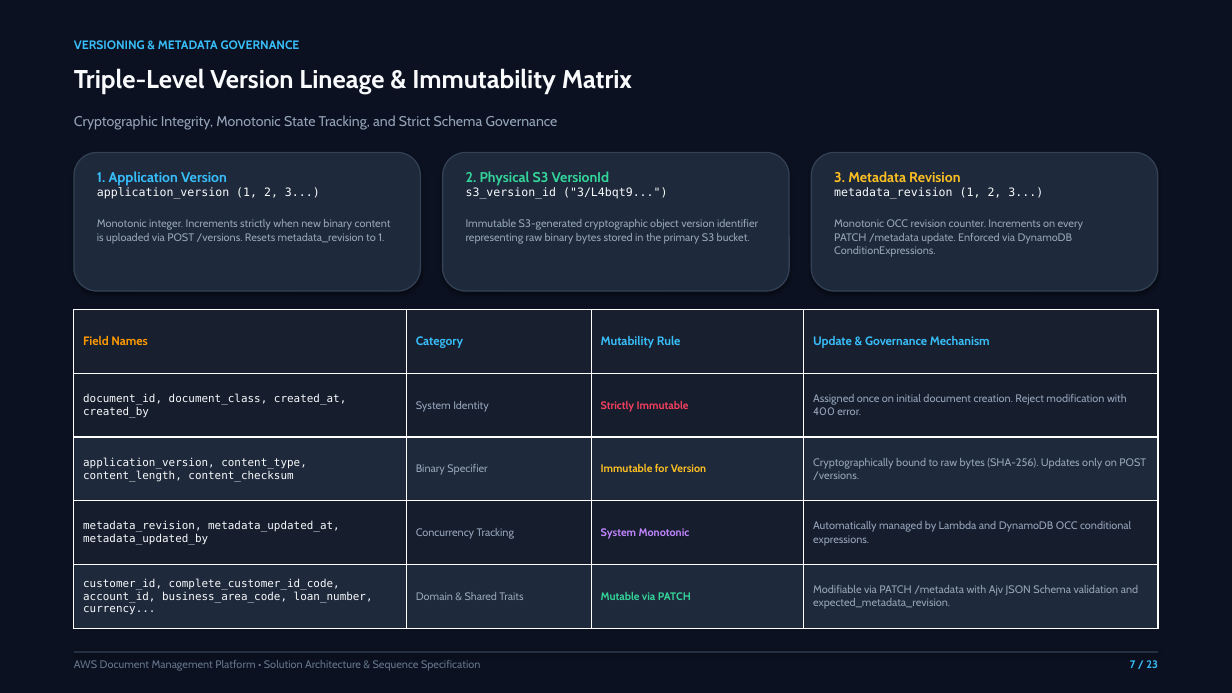
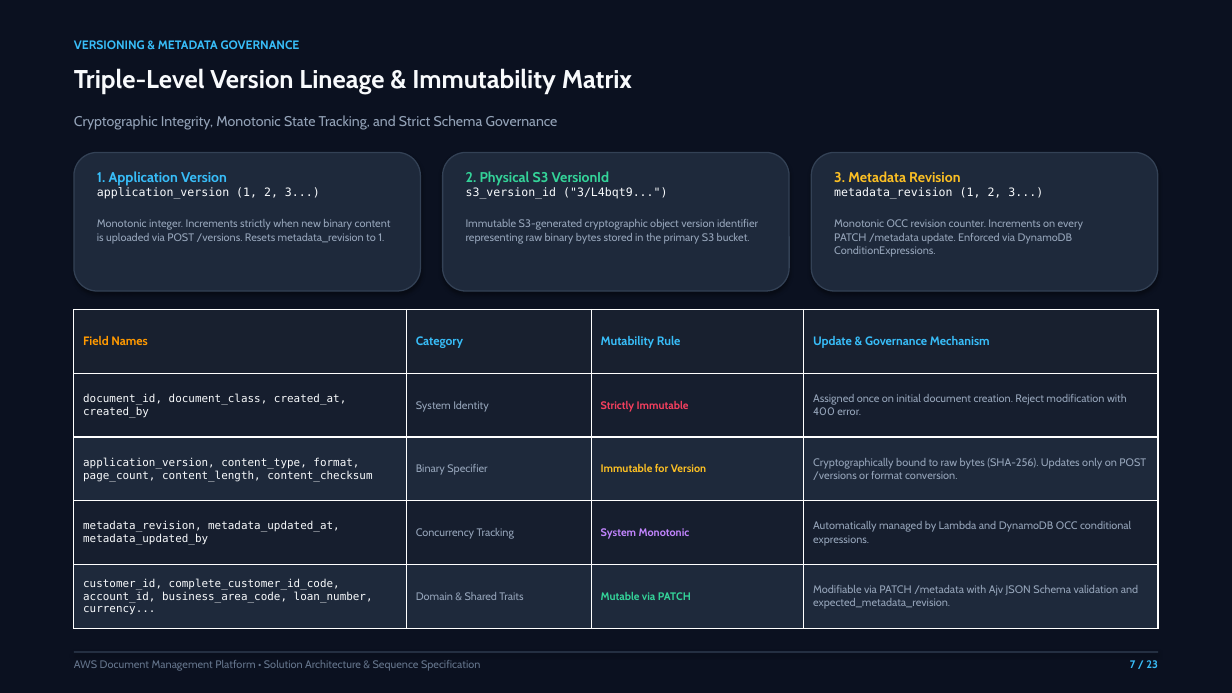
Before and after one commit to peydan/aws-doc-management-system, a slide deck: slide 7 of presentations/AWS_Document_Management_Platform_Architecture.pptx. Drawn at 1232x693 pixels with LibreOffice and Linux fonts; fonts in the diff are those of the drawing. Boxes give left, top, right and bottom in pixels: in the first picture for what was removed or moved away, otherwise in the second. Text is boxed around its words. In the diff, an @@ line names an element or a change of style, - is before the commit and + after.

Commit message:
zip fetch, add page to pdf, pdf pages count in meta data

```diff
--- a/presentations/AWS_Document_Management_Platform_Architecture.pptx
+++ b/presentations/AWS_Document_Management_Platform_Architecture.pptx
@@ table at (74, 310, 1158, 628) @@
-row 3, column 1: application_version, content_type, content_length, content_checksum
+row 3, column 1: application_version, content_type, format, page_count, content_length, content_checksum
-row 3, column 4: Cryptographically bound to raw bytes (SHA-256). Updates only on POST /versions.
+row 3, column 4: Cryptographically bound to raw bytes (SHA-256). Updates only on POST /versions or format conversion.
```
Also in this commit, not shown: 1 other slide changed, 44 other files.
